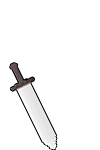
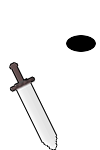
The second 100 × 150 image is a revision of the first. Changes to its layers:
painted on "Background" over [66, 35, 96, 52]
